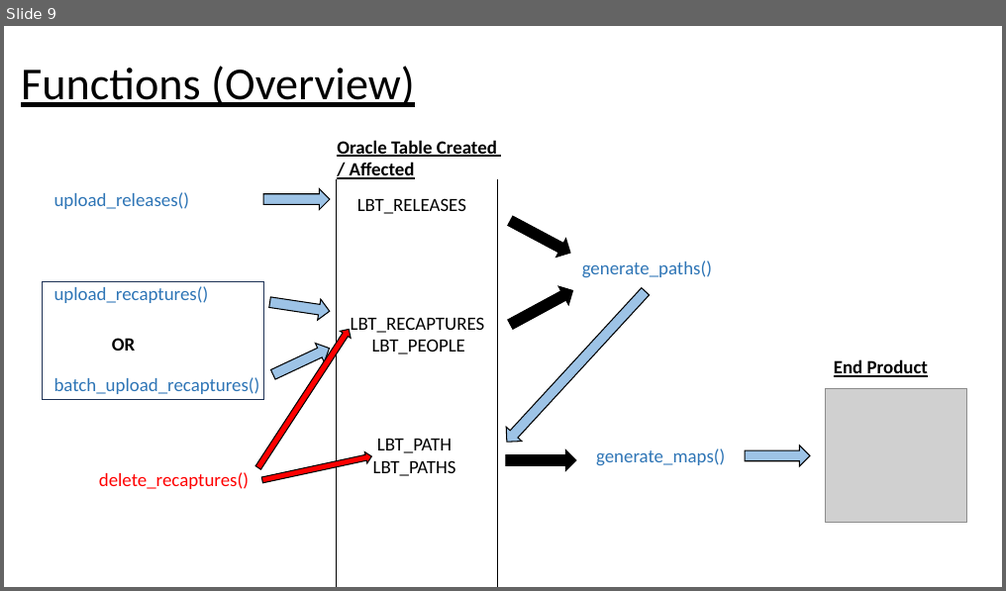
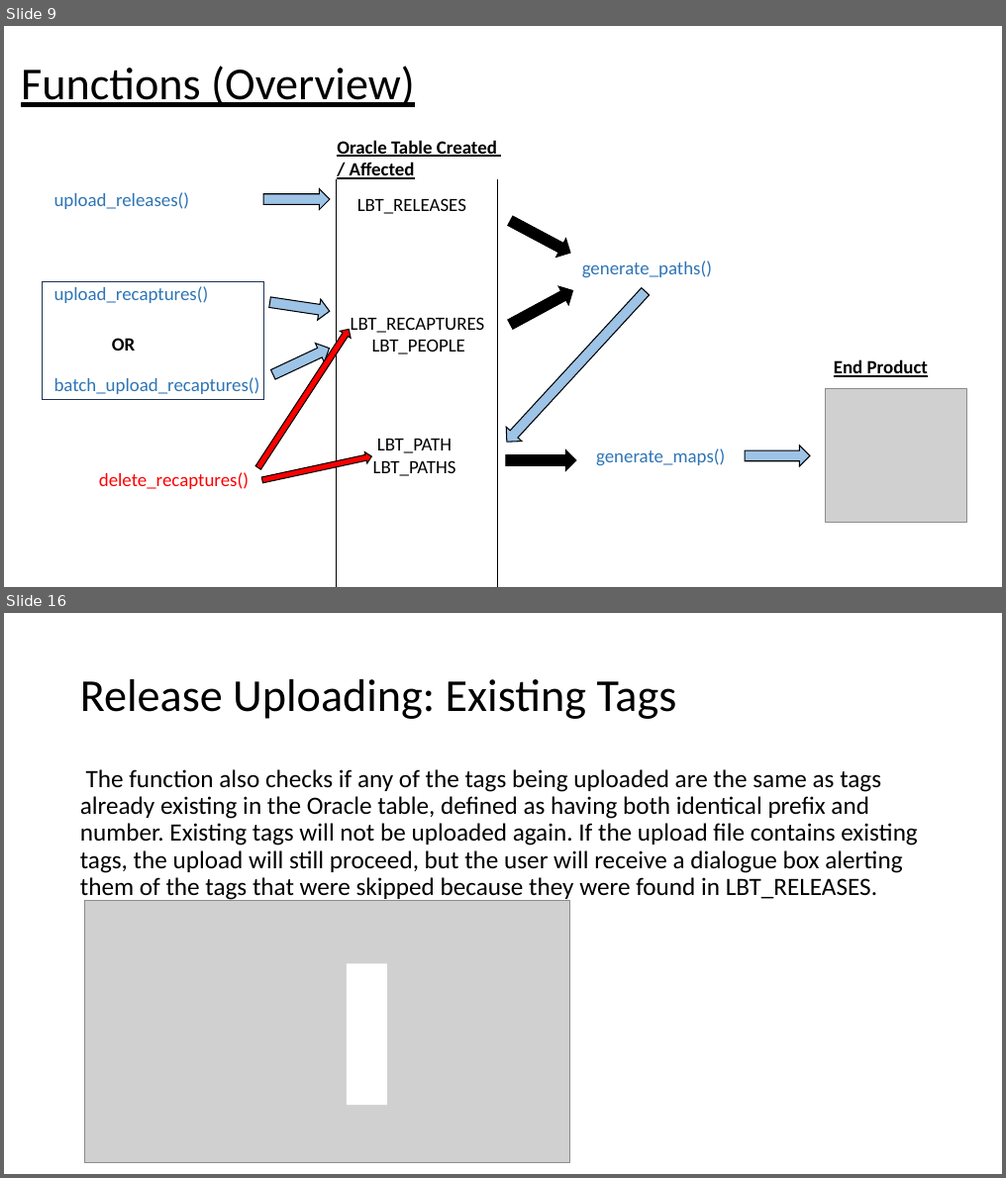
Before and after one commit to LobsterScience/LobTag2, a slide deck: app.files/user_guide.pptx. Shown one above the other, each under a label of ours: slide 9 before the commit, slides 9 and 16 after it; the slides between them are not shown. The pictures are 1006x591 and 1006x1178 pixels, drawn with LibreOffice and Linux fonts; fonts in the diff are those of the drawing; grey boxes stand for pictures. Boxes give left, top, right and bottom in pixels: in the first picture for what was removed or moved away, otherwise in the second. Text is boxed around its words. In the diff, an @@ line names an element or a change of style, - is before the commit and + after.

Commit message:
more slides added to user guide. Minor edits to generate_maps

```diff
--- a/app.files/user_guide.pptx
+++ b/app.files/user_guide.pptx
@@ slide 16 added at [4, 613, 1002, 1174], background #FFFFFF @@
@@ title added at [80, 679, 677, 719], 44 pt, text #000000 @@
+Release Uploading: Existing Tags
@@ text added at [80, 769, 918, 901], 24 pt, text #000000 @@
+The function also checks if any of the tags being uploaded are the same as tags already existing in the Oracle table, defined as having both identical prefix and number. Existing tags will not be uploaded again. If the upload file contains existing tags, the upload will still proceed, but the user will receive a dialogue box alerting them of the tags that were skipped because they were found in LBT_RELEASES.
@@ picture added at [84, 900, 570, 1163] @@
@@ rectangle added at [347, 964, 387, 1106], fill #FFFFFF @@
```
Also in this commit, not shown: 3 slides changed, 13 other slides added, 1 other file.
